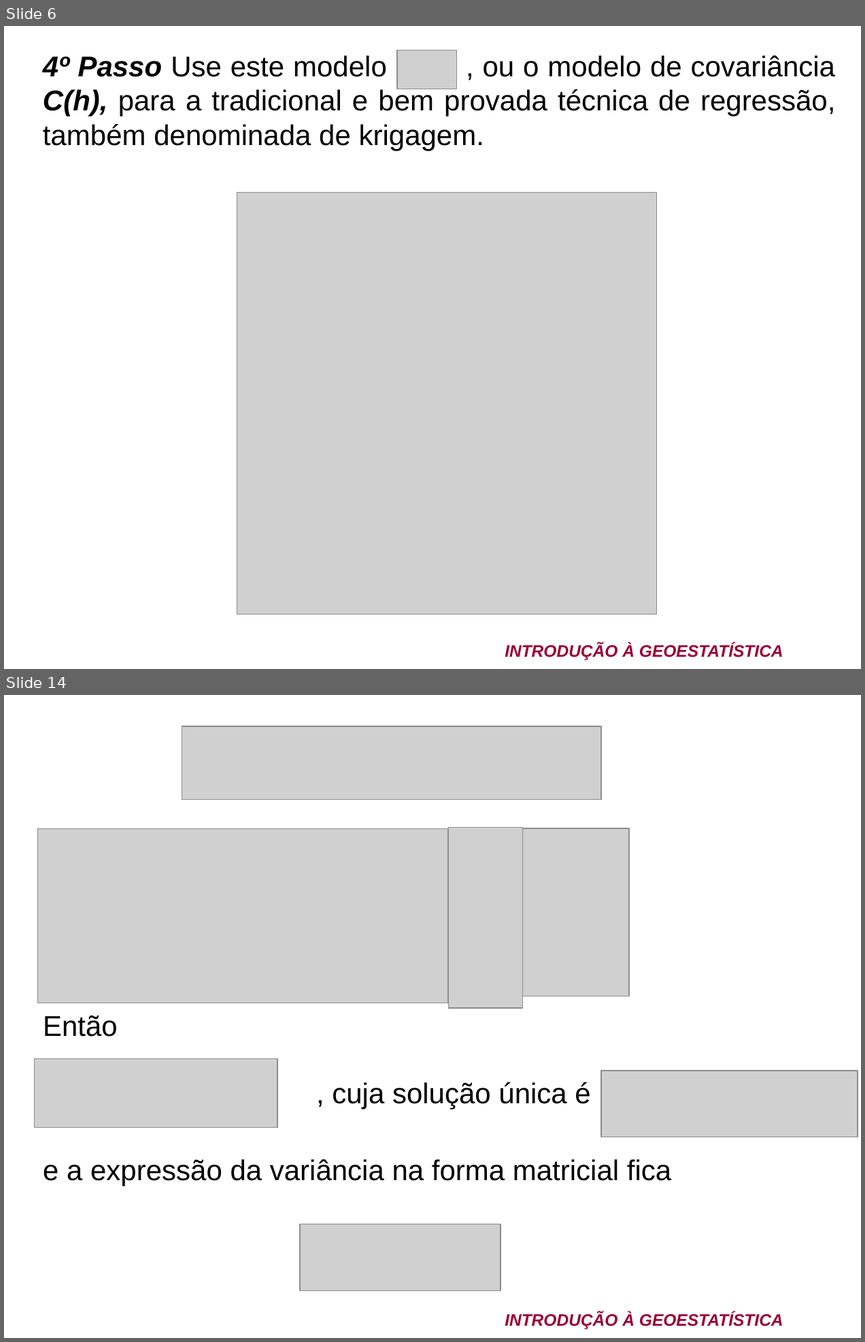
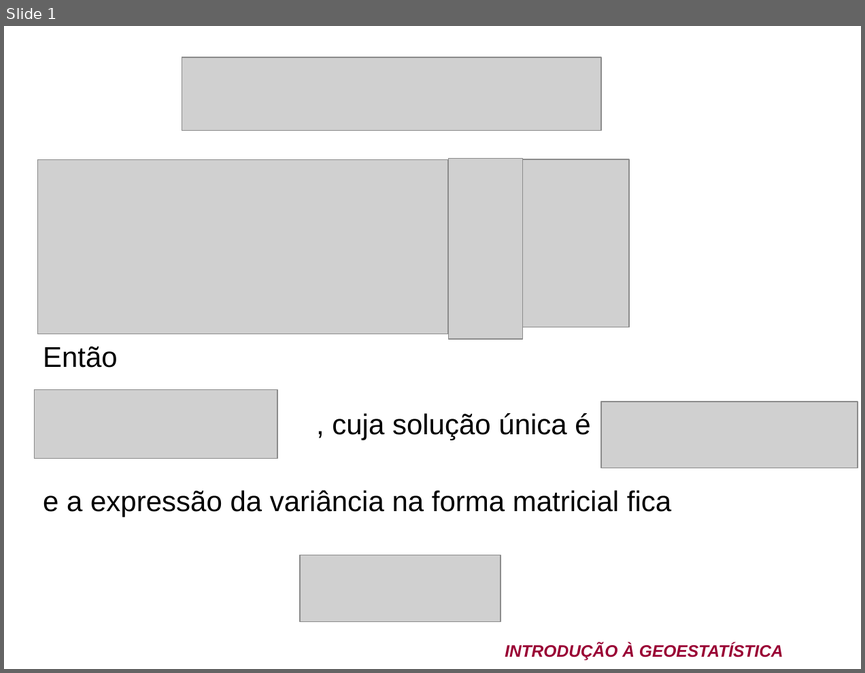
Before and after one commit to arpanosso/curso-gp-02-geoestatistica, a slide deck: pdf/Curso de geoestatistica CBCS 2024.ppt. Shown one above the other, each under a label of ours: slides 6 and 14 before the commit, slide 1 after it; the slides between them are not shown. The pictures are 865x1342 and 865x673 pixels, drawn with LibreOffice and Linux fonts; fonts in the diff are those of the drawing; grey boxes stand for pictures; background and template pictures are left out. Boxes give left, top, right and bottom in pixels: in the first picture for what was removed or moved away, otherwise in the second. Text is boxed around its words. In the diff, an @@ line names an element or a change of style, - is before the commit and + after.

```diff
--- a/pdf/Curso de geoestatistica CBCS 2024.ppt
+++ b/pdf/Curso de geoestatistica CBCS 2024.ppt
@@ slide 6 removed at [4,26,861,669], background picture (left out); not listed: 1 template element that a slide beside it also shows @@
@@ text removed at [43,55,835,150] @@
-4º Passo Use este modelo , ou o modelo de covariância C(h), para a tradicional e bem provada técnica de regressão, também denominada de krigagem.
@@ picture removed at [397,50,458,89] @@
@@ picture removed at [237,192,657,614] @@
@@ what was slide 14 is now slide 1 @@
```
Also in this commit, not shown: 12 other slides removed, 8 other files.
